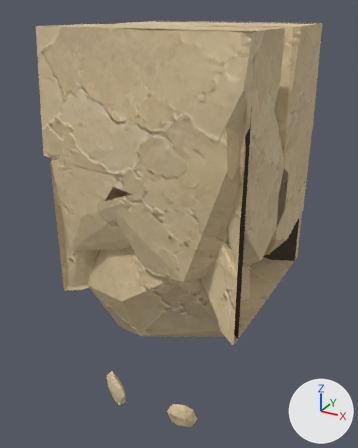
The glTF model assets/custom/models/ground_modules/ground_bottom_square_strip_09.glb, before and after one commit.
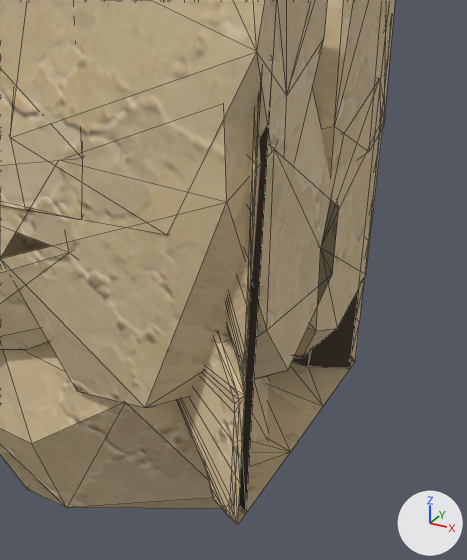
The first picture shows the older version from a 50 mm lens placed at (1.68, -1.75, 1.08), pointed at (0.46, 0.46, -0.02). The close-ups show the older and then the newer version on the part from 29% to 100% of the width and 13% to 81% of the height of that picture. Only the edits that show in the close-ups are written down. Arrows for +X, +Y and +Z are at lower right; the lights stay in place. The close-ups show mesh edges as thin lines.

The first close-up shows 'GroundBottomSquareStrip09_Body'.
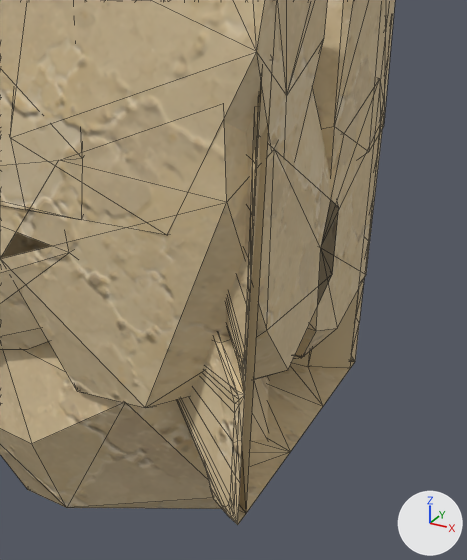
Changed parts and their boxes (x1, y1, x2, y2) in the close-ups (467 x 560 px):
'GroundBottomSquareStrip09_Body', recoloured: (237, 99, 361, 515) in both

The change in detail:
Material 'GroundModuleRecess' (mat_groundmodulerecess) changes colour from brown #453c32 to beige #cdb890; in linear values from (0.06, 0.045, 0.032) to (0.61, 0.48, 0.28).
